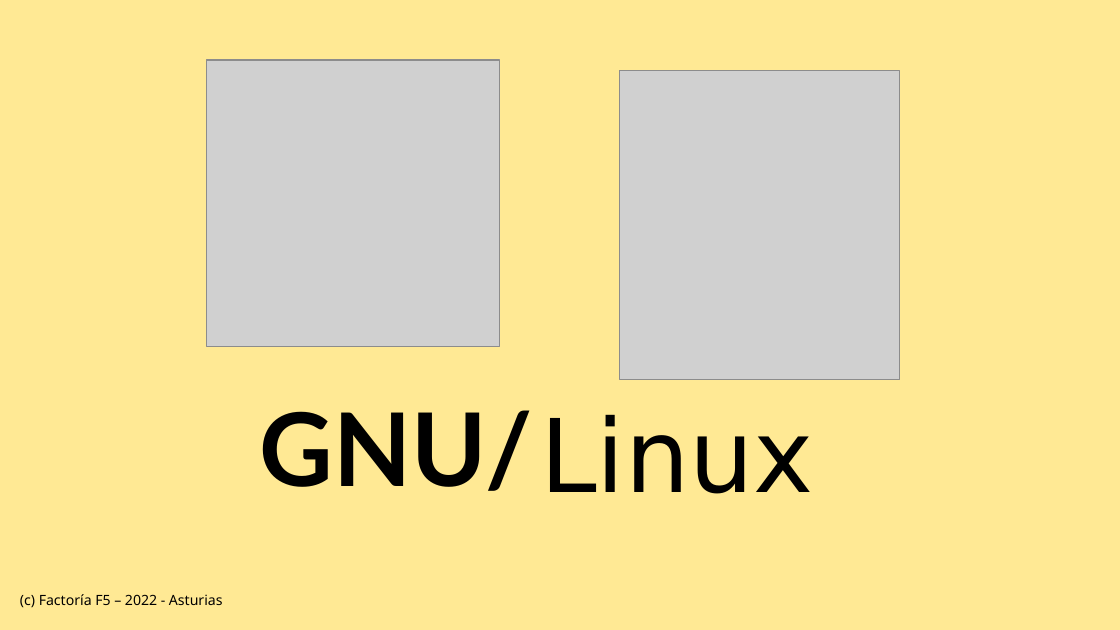
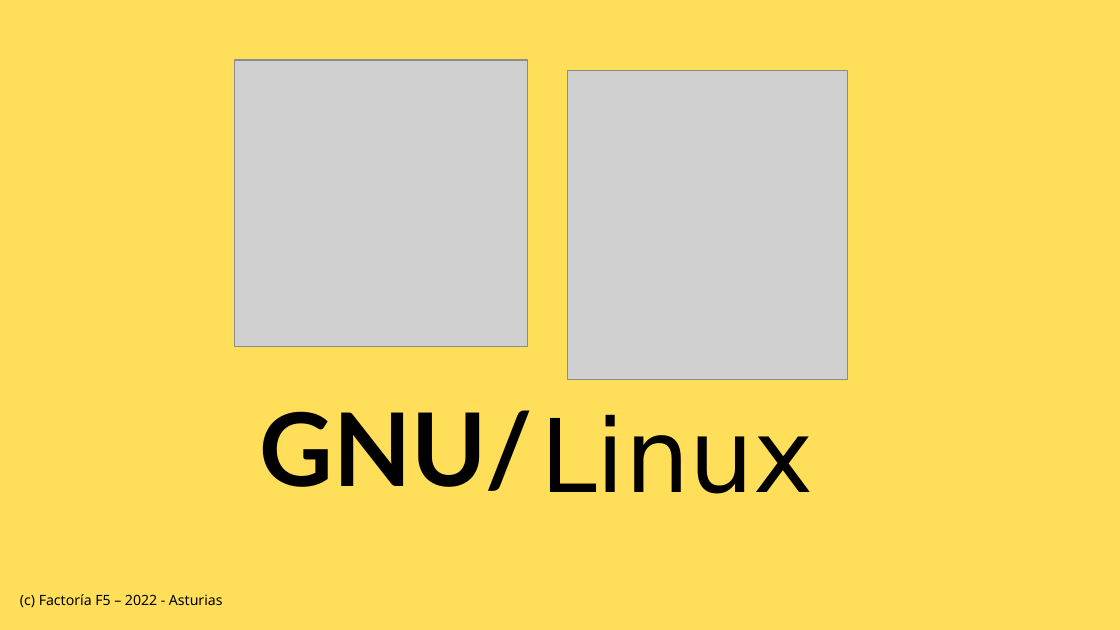
Before and after one commit to marioastur/pildora_linux, a slide deck: slide 1 of presentacion_linux.odp. Drawn at 1120x630 pixels with LibreOffice and Linux fonts; fonts in the diff are those of the drawing; grey boxes stand for pictures. Boxes give left, top, right and bottom in pixels: in the first picture for what was removed or moved away, otherwise in the second. Text is boxed around its words. In the diff, an @@ line names an element or a change of style, - is before the commit and + after.

```diff
--- a/presentacion_linux.odp
+++ b/presentacion_linux.odp
@@ background #FFE994 to #FFDE59 @@
@@ picture: place and size @@
-picture at [207,60,501,347]
+picture at [235,60,528,347]
@@ picture: place and size @@
-picture at [620,71,900,380]
+picture at [568,71,849,380]
```
Also in this commit, not shown: 5 other slides changed, 20 slides added, 11 other files.
